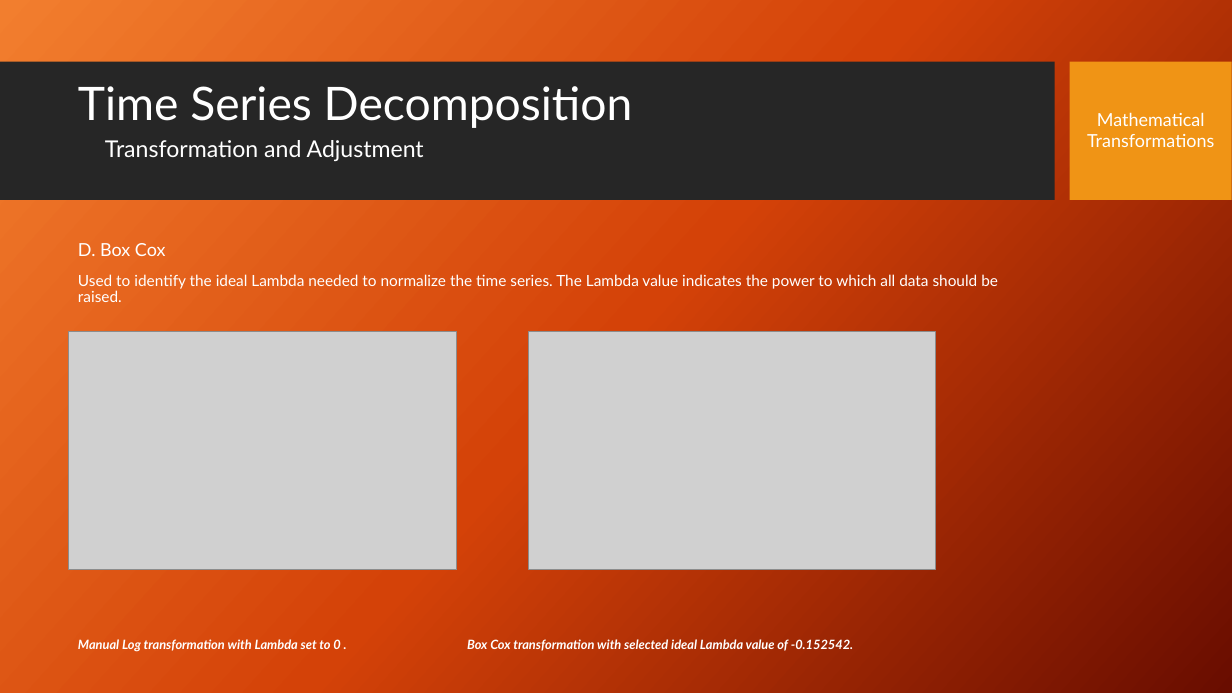
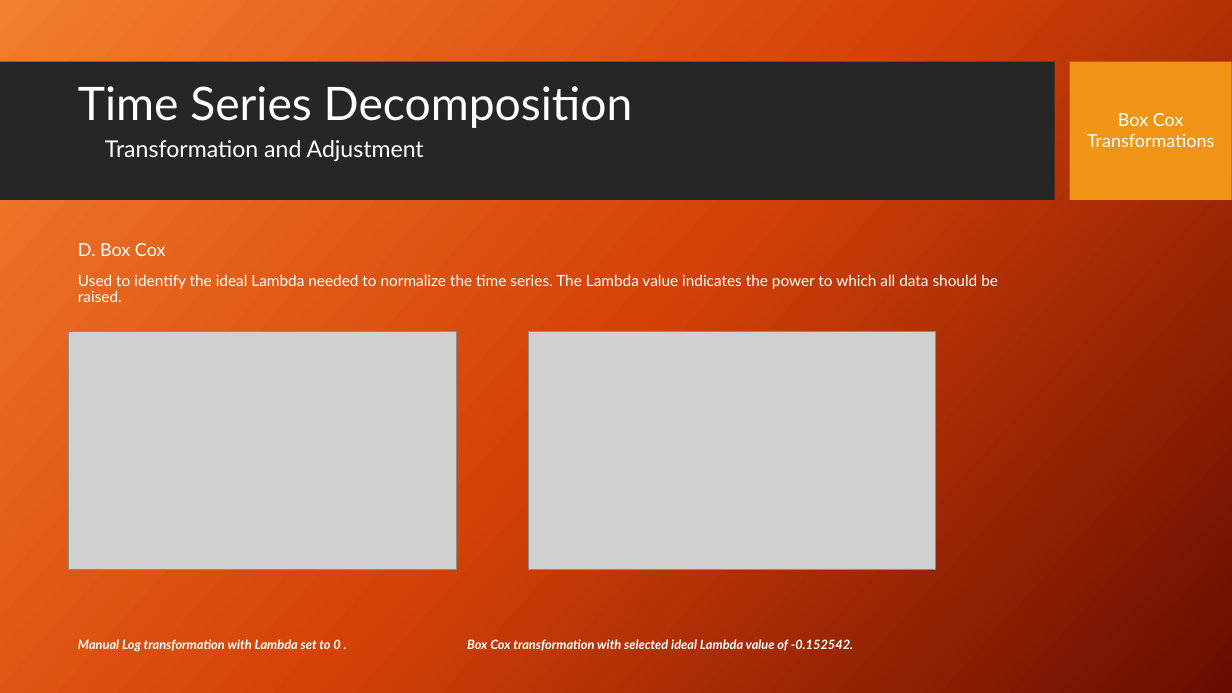
Before and after one commit to stephen-haslett/data-624, a slide deck: slide 9 of Data624TimeSeriesDecompPresentation.pptx (slide 6 before the commit). Drawn at 1232x693 pixels with LibreOffice and Linux fonts; fonts in the diff are those of the drawing; grey boxes stand for pictures; background and template pictures are left out. Boxes give left, top, right and bottom in pixels: in the first picture for what was removed or moved away, otherwise in the second. Text is boxed around its words. In the diff, an @@ line names an element or a change of style, - is before the commit and + after.

```diff
--- a/Data624TimeSeriesDecompPresentation.pptx
+++ b/Data624TimeSeriesDecompPresentation.pptx
@@ text at (1118,113,1184,126): text changed @@
-Mathematical
+Box Cox
```
Also in this commit, not shown: 5 other slides changed, 3 slides added.
